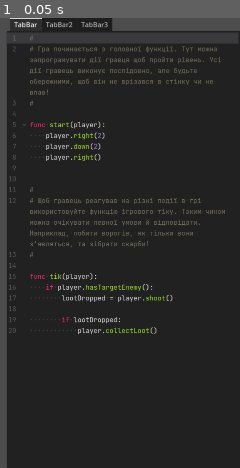
Above: before the commit, frame 1.
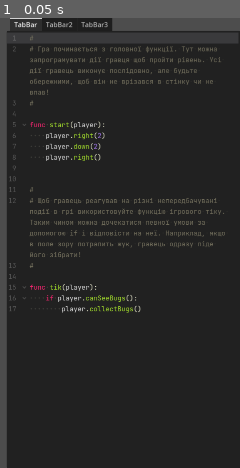
Above: after the commit, the same moment.

Repository: RoboKodTeam/robokod
Game: Godot game, scene res://scenes/ide/ide.tscn
Same seed, same stepped clock (60 frames per second), same inputs: the game is played once before the commit and once after it. This scene is started directly instead of the project's main scene.
Inputs:
- Up to frame 1 (0.05 s): no input

The runs differ from the first frame. In frame 1, 2.4% of the frame differs, in the area x 3-94%, y 40-71%.

Commit message:
Simplify language concept

Diff:
--- a/scenes/editor/editor.tscn
+++ b/scenes/editor/editor.tscn
@@ -25,15 +25,12 @@
 
 
 #
-# Щоб гравець реагував на різні події в грі використовуйте функцію ігрового тіку. Таким чином можна очікувати певної умови й відповідати. Наприклад, побити ворогів, як тільки вони з'являться, та зібрати скарби!
+# Щоб гравець реагував на різні непередбачувані події в грі використовуйте функцію ігрового тіку. Таким чином можна дочекатися певної умови за допомогою if і відповісти на неї. Наприклад, якщо в поле зору потрапить жук, гравець одразу піде його зібрати!
 #
 
 func tik(player):
-    if player.hasTargetEnemy():
-        lootDropped = player.shoot()
-
-        if lootDropped:
-            player.collectLoot()"
+    if player.canSeeBugs():
+        player.collectBugs()"
 placeholder_text = "А Ви ризикові починати з чистого листа)"
 wrap_mode = 1
 scroll_smooth = true
